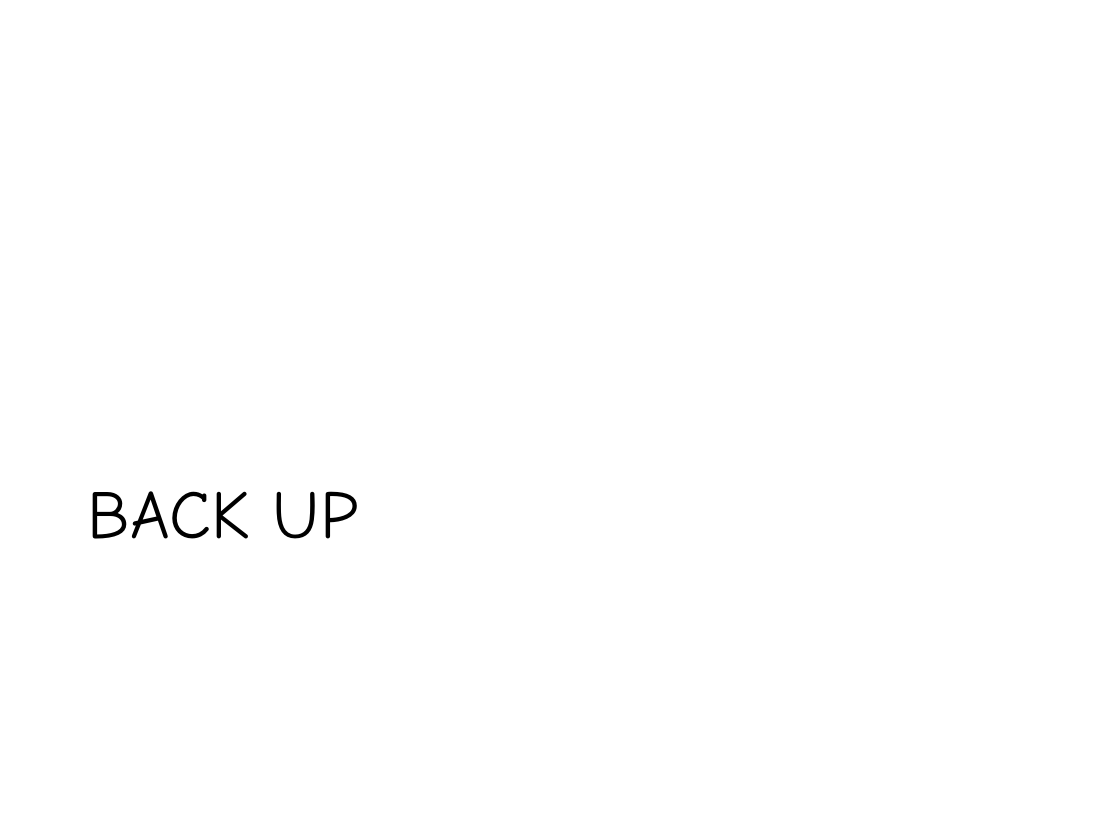
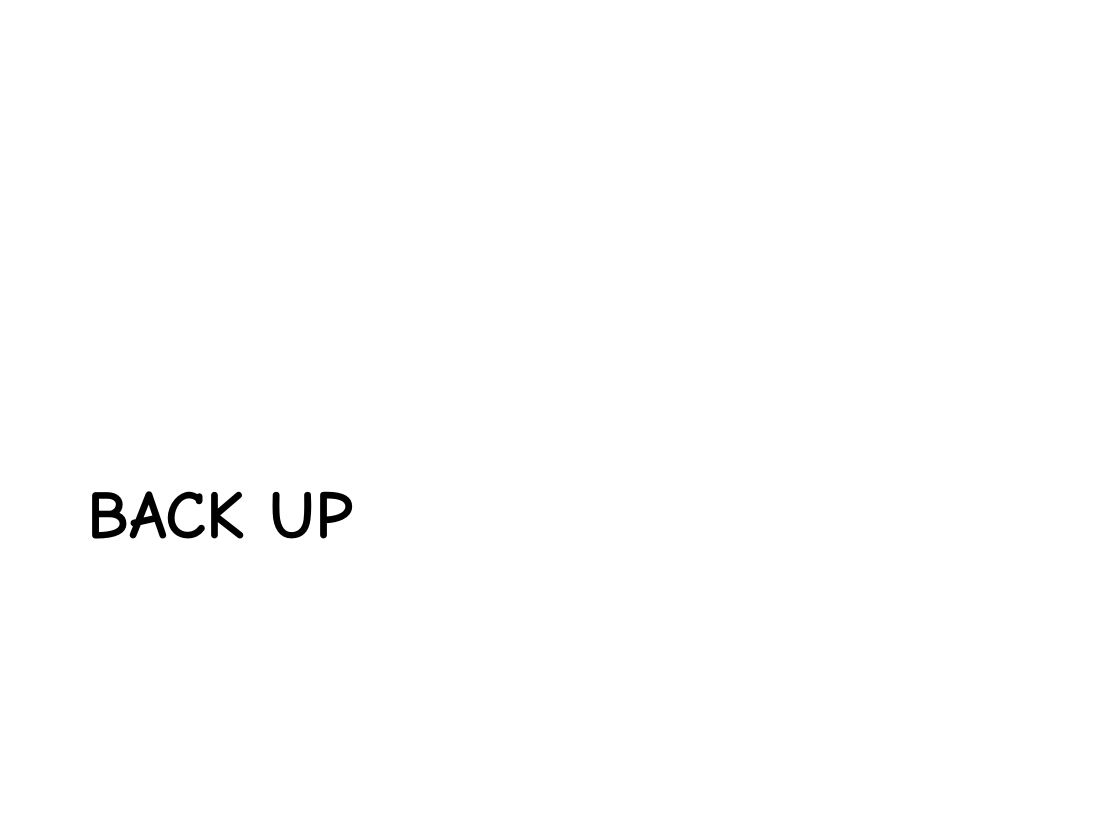
Before and after one commit to hunghw/2017NASA_NCTUBeach, a slide deck: slide 13 of 2017 NASA Hackathon Taiwan - NCTUBeach.pptx. Drawn at 1120x840 pixels with LibreOffice and Linux fonts; fonts in the diff are those of the drawing. Boxes give left, top, right and bottom in pixels: in the first picture for what was removed or moved away, otherwise in the second. Text is boxed around its words. In the diff, an @@ line names an element or a change of style, - is before the commit and + after.

```diff
--- a/2017 NASA Hackathon Taiwan - NCTUBeach.pptx
+++ b/2017 NASA Hackathon Taiwan - NCTUBeach.pptx
@@ title "BACK UP" at bbox=[88, 491, 354, 539]: bold on @@
```
Also in this commit, not shown: 1 other slide changed.
